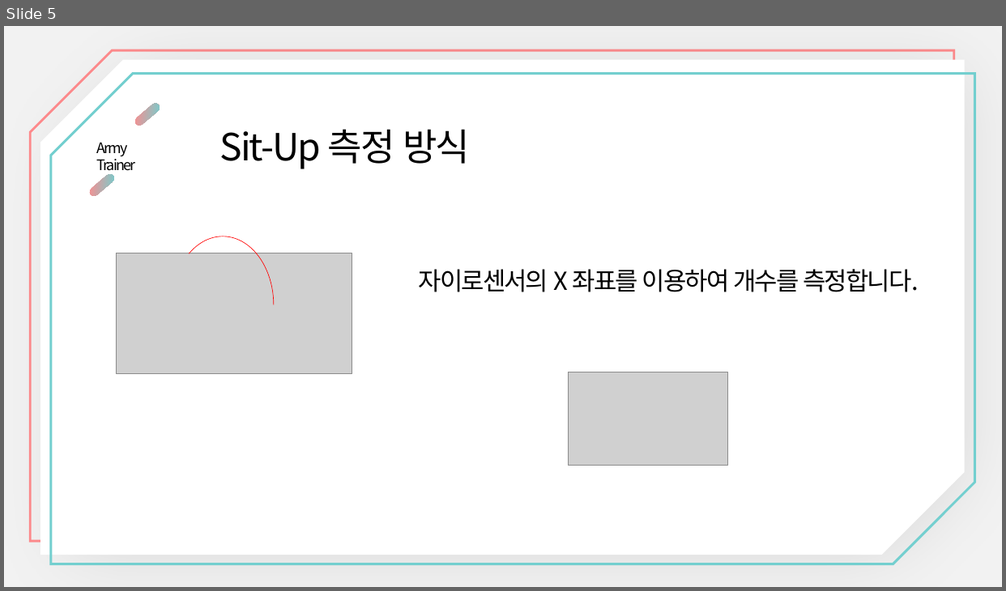
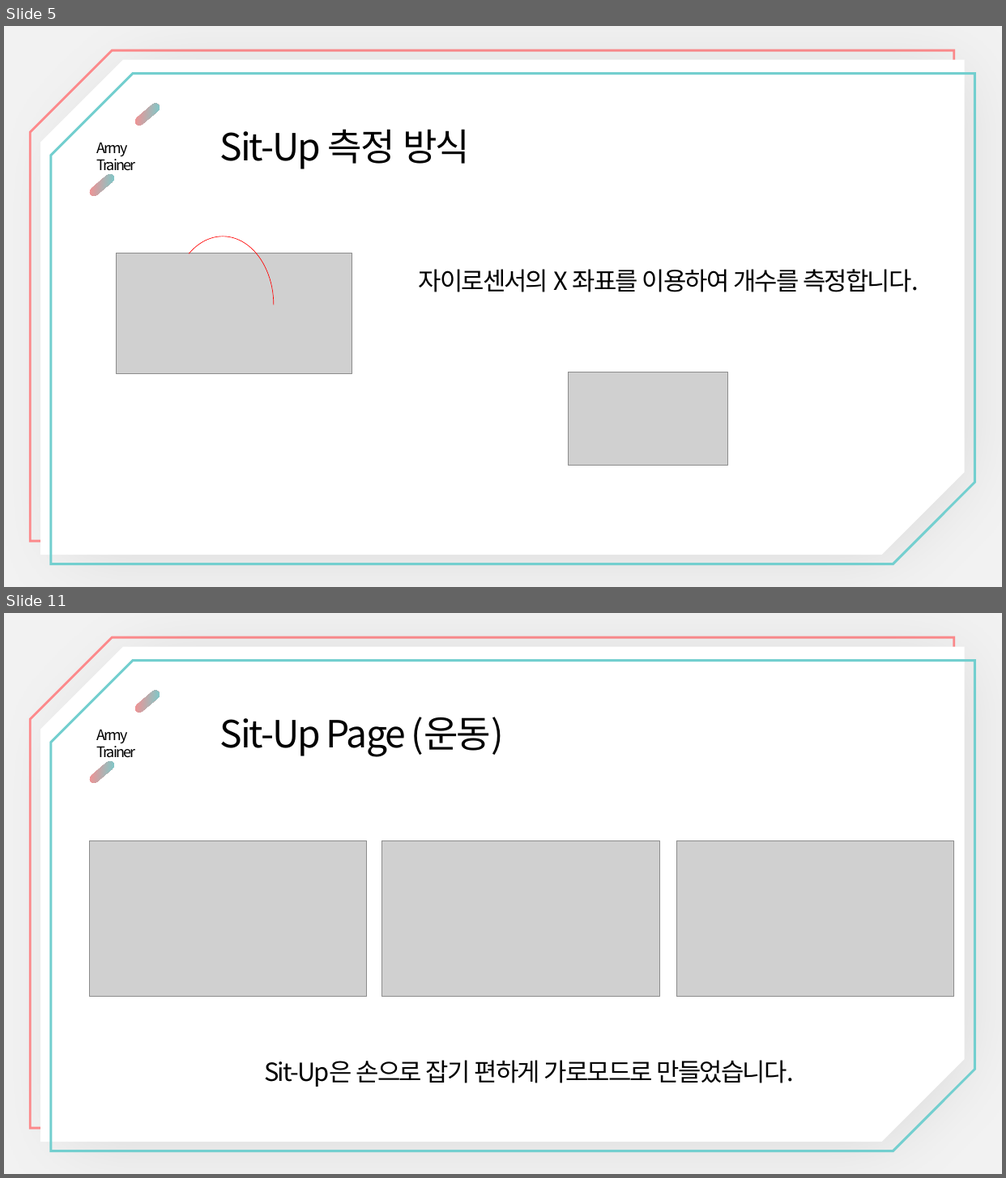
Before and after one commit to nilsys/App_ArmyTrainer_nanglam, a slide deck: PPT/App_ArmyTrainer_nanglam.ppt. Shown one above the other, each under a label of ours: slide 5 before the commit, slides 5 and 11 after it; the slides between them are not shown. The pictures are 1006x591 and 1006x1178 pixels, drawn with LibreOffice and Linux fonts; fonts in the diff are those of the drawing; grey boxes stand for pictures. Boxes give left, top, right and bottom in pixels: in the first picture for what was removed or moved away, otherwise in the second. Text is boxed around its words. In the diff, an @@ line names an element or a change of style, - is before the commit and + after.

```diff
--- a/PPT/App_ArmyTrainer_nanglam.ppt
+++ b/PPT/App_ArmyTrainer_nanglam.ppt
@@ slide 11 added at [4, 613, 1002, 1174], background #F2F2F2 @@
@@ snip diag rect added at [30, 637, 954, 1129], outline #73CFCF 2.25 pt @@
@@ snip diag rect added at [40, 647, 965, 1142], fill #FFFFFF @@
@@ snip diag rect added at [51, 660, 975, 1152], outline #FF8C8E 2.25 pt @@
@@ pill shape added at [134, 689, 161, 714], fill gradient #FF8C8E to #73CFCF @@
@@ text added at [96, 729, 135, 762], 14 pt, text #000000 @@
+Army Trainer
@@ text added at [219, 717, 504, 757], 36 pt, text #000000 @@
+Sit-Up Page (운동)
@@ pill shape added at [88, 760, 116, 785], fill gradient #FF8C8E to #73CFCF @@
@@ picture added at [89, 841, 367, 997] @@
@@ picture added at [382, 841, 660, 997] @@
@@ picture added at [676, 841, 954, 997] @@
@@ text added at [265, 1060, 794, 1087], 24 pt, text #000000 @@
+Sit-Up은 손으로 잡기 편하게 가로모드로 만들었습니다.
```
Also in this commit, not shown: 1 slide changed, 16 other slides added, 18 slides removed, 1 other file.
